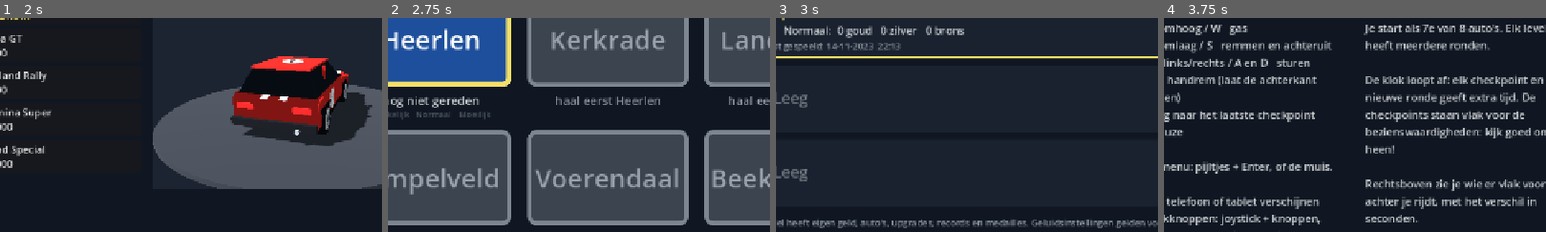
Above: before the commit, frames 1-4 (left to right).
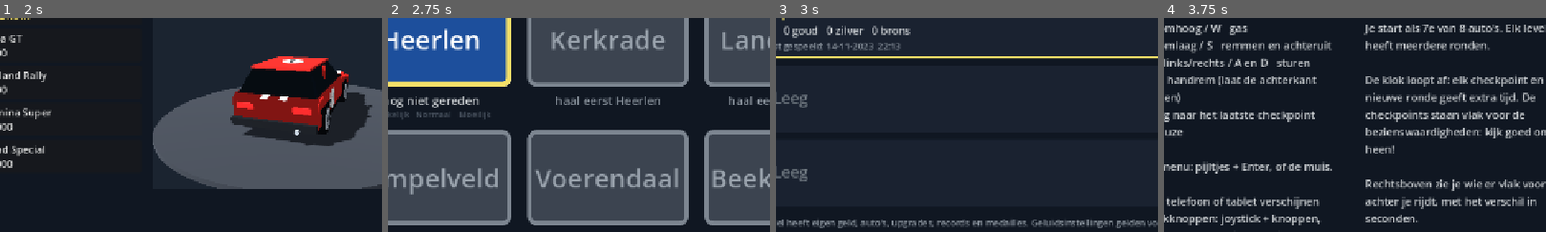
Above: after the commit, the same moments.

Repository: Clippie93/parkstad-racer
Game: Godot game, scene res://scenes/menu.tscn
Two runs of this game, one before a commit and one after it. Both use one fixed random seed, a clock stepped at 60 frames per second and the inputs below. Sound files missing from this copy of the repository are replaced by a short silence.
Inputs:
- Up to frame 1 (2 s): click "Racen" at 0.5 s; click "Garage" at 1.25 s
- Up to frame 2 (2.75 s): click "Racen" at 2 s
- Up to frame 3 (3 s): click "Profiel" at 2.75 s
- Up to frame 4 (3.75 s): click "Uitleg" at 3.5 s
The pictures show only the part of the screen within x 10-60%, y 28-78%; the shares and areas given below are measured in that part.

Frames 1-2 are identical in both runs. In frame 3, 1.2% of the frame differs, in the area x 2-50%, y 3-10%; in frame 4, nothing differs.

Commit message:
Profielen: alle medailles tellen, per stad en per niveau
Co-Authored-By: Claude Opus 5.5 <noreply@anthropic.com>

Diff:
--- a/scripts/game.gd
+++ b/scripts/game.gd
@@ -295,12 +295,11 @@
 
 # Samenvatting voor het profielscherm.
 func slot_info(i: int) -> Dictionary:
-    # per stad de medaille op het huidige niveau (zoals onder de steden in het Racen-menu);
-    # eerst telde de beste medaille op welk niveau dan ook, waardoor oude Makkelijk-goud
-    # de Normaal-resultaten verborg
+    # alle medailles: per stad en per niveau telt elke medaille mee (jouw keuze, 25-11)
     var medals := [0, 0, 0, 0]
     for lv in LEVELS:
-        medals[best_medal(String(lv["id"]), difficulty(), i)] += 1
+        for d in range(DIFFICULTIES.size()):
+            medals[best_medal(String(lv["id"]), d, i)] += 1
     return {"name": profile_name(i), "money": int(_cfg.get_value(_sec("profile", i), "money", 0)),
         "gold": medals[3], "silver": medals[2], "bronze": medals[1],
         "last": int(_cfg.get_value(_sec("profile", i), "last", 0))}
--- a/scripts/menu.gd
+++ b/scripts/menu.gd
@@ -252,15 +252,6 @@
         if first_level != null:
             first_level.grab_focus()
 
-# Het profielscherm telt de medailles van het huidige niveau: na een ander niveau opnieuw opbouwen.
-func _rebuild_profile_page() -> void:
-    var at: int = profile_page.get_index()
-    profile_page.queue_free()
-    profile_page = _profile_page()
-    add_child(profile_page)
-    move_child(profile_page, at)
-    profile_page.visible = Game.menu_tab == "profile"
-
 func _profile_page() -> Control:
     var page := Control.new()
     page.set_anchors_preset(Control.PRESET_FULL_RECT)
@@ -314,7 +305,7 @@
         tag.add_theme_stylebox_override("normal", tsb)
         tag.size_flags_vertical = Control.SIZE_SHRINK_CENTER
         head.add_child(tag)
-    var line := "%s     %s:  %d goud   %d zilver   %d brons" % [Game.format_money(int(info["money"])), Game.DIFFICULTIES[Game.difficulty()], info["gold"], info["silver"], info["bronze"]]
+    var line := "%s     %d goud   %d zilver   %d brons" % [Game.format_money(int(info["money"])), info["gold"], info["silver"], info["bronze"]]
     var l2 := _label(line, 18, Color("cfd3d6"))
     l2.position = Vector2(26, 52)
     card.add_child(l2)
@@ -491,8 +482,7 @@
     opt3.select(Game.difficulty())
     opt3.item_selected.connect(func(idx: int):
         Game.set_difficulty(idx)
-        Header.refresh_who(self)
-        _rebuild_profile_page())
+        Header.refresh_who(self))
     page.add_child(opt3)
     var pol := CheckBox.new()
     pol.text = "Politie inschakelen"
